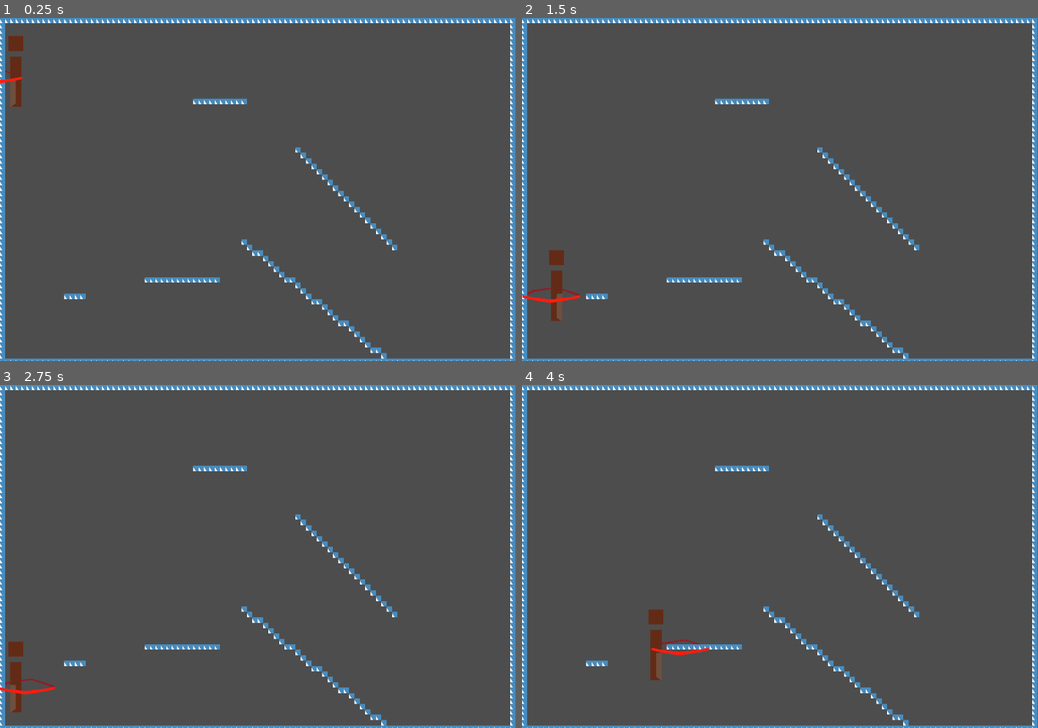
Above: before the commit, frames 1-4 (two rows, left to right).
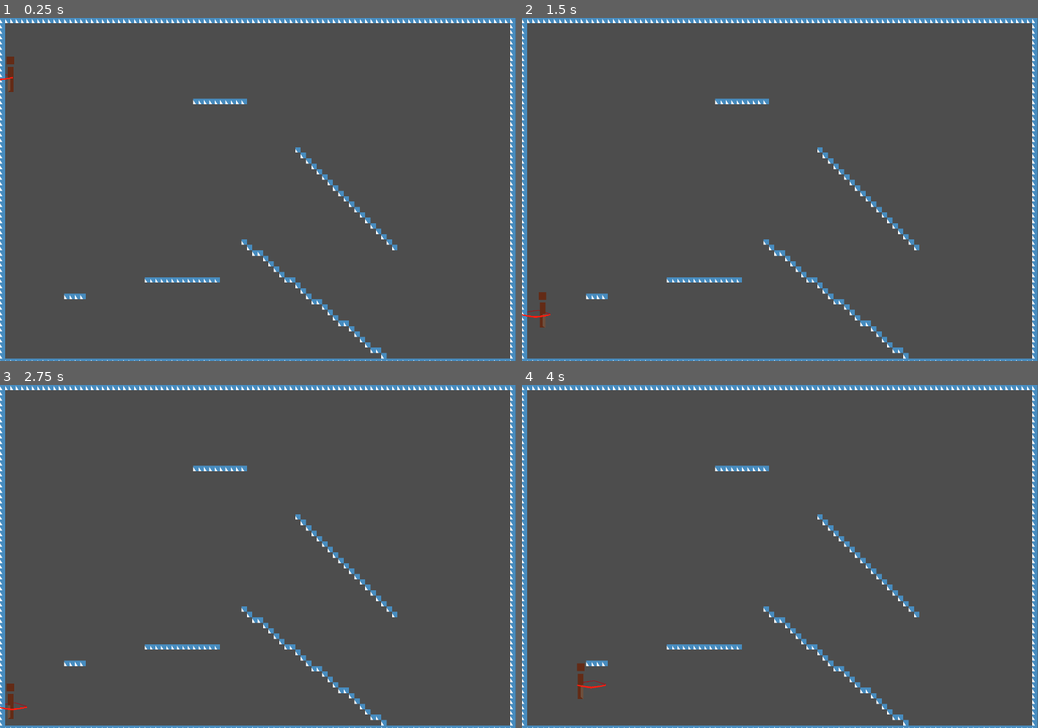
Above: after the commit, the same moments.

Repository: dgnt/gmtk2025
Game: Godot game, scene res://scenes/Level.tscn
Two runs of this game, one before a commit and one after it. Both use one fixed random seed, a clock stepped at 60 frames per second and the inputs below. The engine's default icon, where the game draws it, is replaced by a stand-in: a white triangle on a blue panel in a dark square.
Inputs:
- Up to frame 1 (0.25 s): no input
- Up to frame 2 (1.5 s): tap Enter (ui_accept) at 0.5, 0.6, 0.77, 1.07, 1.35 s; hold Right (ui_right) from 0.53 s (still down)
- Up to frame 3 (2.75 s): tap Enter (ui_accept) at 1.52, 1.82, 2.1 s; release Right (ui_right) at 2.03 s; hold Left (ui_left) from 2.03 s (still down)
- Up to frame 4 (4 s): release Left (ui_left) at 2.78 s; hold Right (ui_right) from 2.78 s (still down); tap Enter (ui_accept) at 2.85, 3.02, 3.32, 3.6, 3.77 s

The runs differ from the first frame. In frame 1, 0.5% of the frame differs, in the area x 0-5%, y 5-26%; in frame 2, 0.7%; in frame 3, 0.6%; in frame 4, 0.7%, in the area x 10-37%, y 65-92%.

Commit message:
Up to use hoop as vertical lift

Diff:
--- a/test/scenes/Level.tscn
+++ b/test/scenes/Level.tscn
@@ -153,3 +153,4 @@
 
 [node name="Goofy" parent="." instance=ExtResource("2_0l7ys")]
 position = Vector2(53, 148)
+scale = Vector2(0.5, 0.5)
--- a/test/scenes/characters/Goofy.tscn
+++ b/test/scenes/characters/Goofy.tscn
@@ -41,9 +41,9 @@
 curve = SubResource("Curve2D_opr5v")
 
 [node name="PathFollow2D" type="PathFollow2D" parent="Path2D"]
-position = Vector2(-140, 0)
+position = Vector2(-145, 0)
 rotation = 0.266252
-h_offset = -70.0
+h_offset = -75.0
 rotates = false
 
 [node name="Hoop" type="Node2D" parent="Path2D/PathFollow2D"]
--- a/test/scripts/characters/goofy.gd
+++ b/test/scripts/characters/goofy.gd
@@ -6,40 +6,47 @@
 const HOOP_SPEED = 300
 const STABILITY = 250
 var rev = 0
+var lookup = false
 
 func _physics_process(delta: float) -> void:
+	var bod = get_node("Body")
+
 	# Add the gravity.
 	if not is_on_floor():
 		velocity += get_gravity() * delta
 	else:
-		rev += delta * 1000 / REV_TIME * 2 * PI
-		while rev > 2 * PI:
-			rev -= 2 * PI
-	var hoop_v = -cos(rev) * HOOP_SPEED
+		rev += delta * 1000 / REV_TIME
+		rev -= int(rev)
+		lookup = Input.is_action_pressed("ui_up")
+		$Path2D.rotation = 0 if not lookup else bod.transform.x.x * -45
+
 	var hooper = get_node("Path2D/PathFollow2D")
-	hooper.progress_ratio = rev / (2 * PI)
-	if is_on_floor():
-		if abs(hoop_v) < STABILITY:
-			hoop_v = 0
-		elif hoop_v > 0:
-			hoop_v -= STABILITY
-		else:
-			hoop_v += STABILITY
-
+	hooper.progress_ratio = rev
 
 	# Handle jump.
 	if Input.is_action_just_pressed("ui_accept") and is_on_floor():
 		velocity.y = jump_velocity
+		if lookup:
+			velocity.y += cos(rev * 2 * PI) * HOOP_SPEED * bod.transform.x.x
 
 	# Get the input direction and handle the movement/deceleration.
 	# As good practice, you should replace UI actions with custom gameplay actions.
 	var direction := Input.get_axis("ui_left", "ui_right")
+	var hoop_h = 0
+	if not lookup:
+		hoop_h = -cos(rev*2*PI) * HOOP_SPEED
+		if is_on_floor():
+			if abs(hoop_h) < STABILITY:
+				hoop_h = 0
+			elif hoop_h > 0:
+				hoop_h -= STABILITY
+			else:
+				hoop_h += STABILITY
 	if direction:
-		velocity.x = direction * speed + hoop_v
+		velocity.x = direction * speed + hoop_h
 	else:
-		velocity.x = move_toward(velocity.x, hoop_v, speed)
+		velocity.x = move_toward(velocity.x, hoop_h, speed)
 
-	var bod = get_node("Body")
 	if velocity.x < 0:
 		bod.transform.x = Vector2(-1, 0)
 	elif velocity.x > 0:
@@ -77,7 +84,6 @@
 
 # Called every frame. 'delta' is the elapsed time since the previous frame.
 func _process(delta: float) -> void:
-
 	pass
 
 
